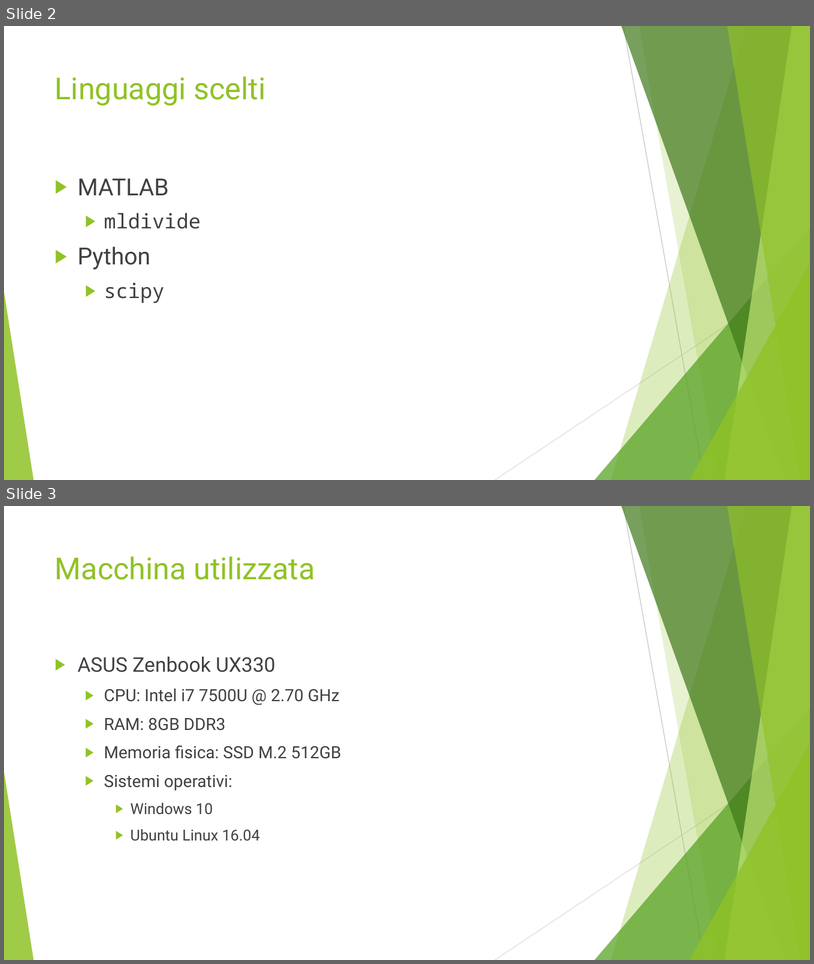
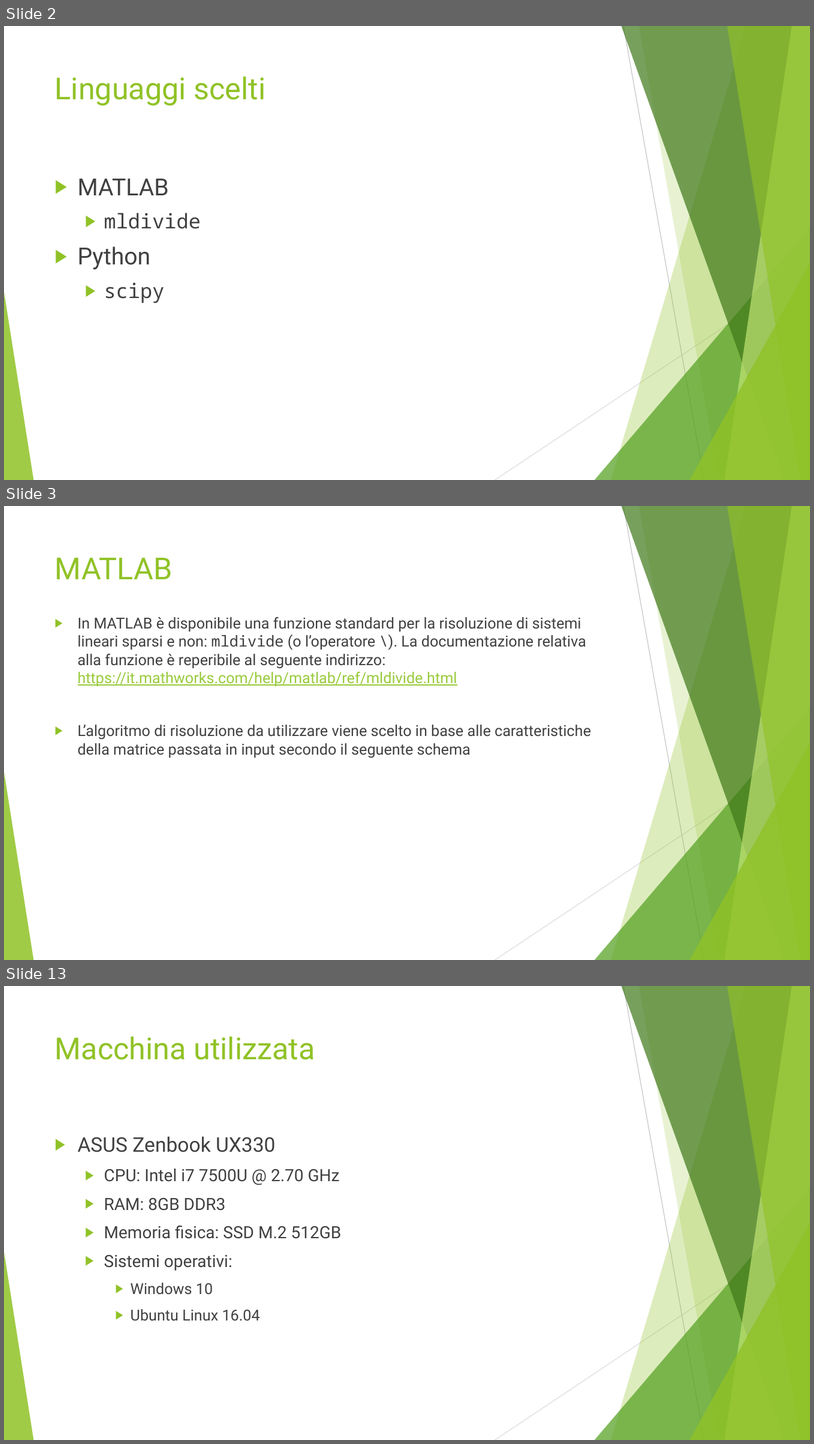
Before and after one commit to CostantiniMatteo/progetto-mcs, a slide deck: presentazione.pptx. Shown one above the other, each under a label of ours: slides 2 and 3 before the commit, slides 2, 3 and 13 after it; the slides between them are not shown. The pictures are 814x964 and 814x1444 pixels, drawn with LibreOffice and Linux fonts; fonts in the diff are those of the drawing. Boxes give left, top, right and bottom in pixels: in the first picture for what was removed or moved away, otherwise in the second. Text is boxed around its words. In the diff, an @@ line names an element or a change of style, - is before the commit and + after.

```diff
--- a/presentazione.pptx
+++ b/presentazione.pptx
@@ slide 3 added at (4, 506, 810, 960), background #FFFFFF; not listed: 10 template elements that a slide beside it also shows @@
@@ title added at (55, 558, 173, 579), 36 pt, text #90C226 @@
+MATLAB
@@ text added at (78, 617, 591, 758), 18 pt, text #404040 @@
+▶ In MATLAB è disponibile una funzione standard per la risoluzione di sistemi lineari sparsi e non: mldivide (o l’operatore \). La documentazione relativa alla funzione è reperibile al seguente indirizzo: https://it.mathworks.com/help/matlab/ref/mldivide.html
+▶ L’algoritmo di risoluzione da utilizzare viene scelto in base alle caratteristiche della matrice passata in input secondo il seguente schema
@@ what was slide 3 is now slide 13 @@
```
Also in this commit, not shown: 2 slides changed, 7 other slides added, 2 other files.
